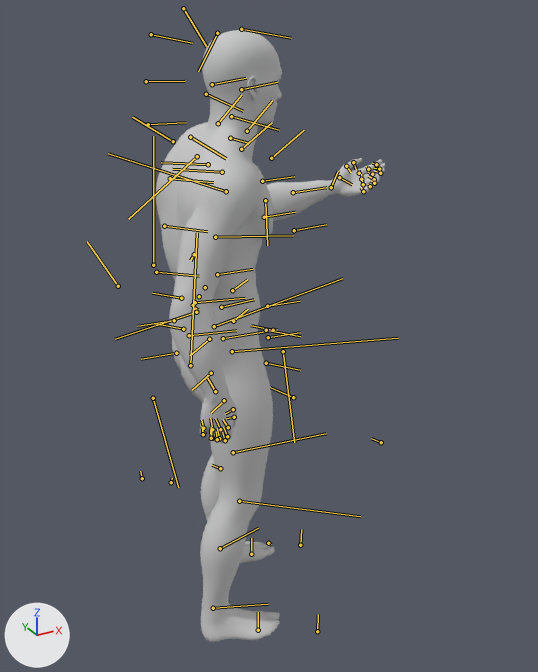
A saved change to the FBX model Character/Animation/ZWM/Interactive/FeedHorse/Anim_Feed_UnderHorse.FBX.
Before and after are seen from a camera (50 mm lens) standing at (-0.922, -1.808, 1.848) and looking at (0.083, 0.019, 0.934). Every picture has the same lights, and +X, +Y and +Z are marked at lower left. Both versions are drawn at frame 50 of the action 'Take 001'; the numbers are the values there. The bones that bend it are drawn over the model as lines.

Objects in the first picture: 'Male_Body', 'Male_Foot', 'Male_Hand', 'Male_Head', 'Male_Leg'.
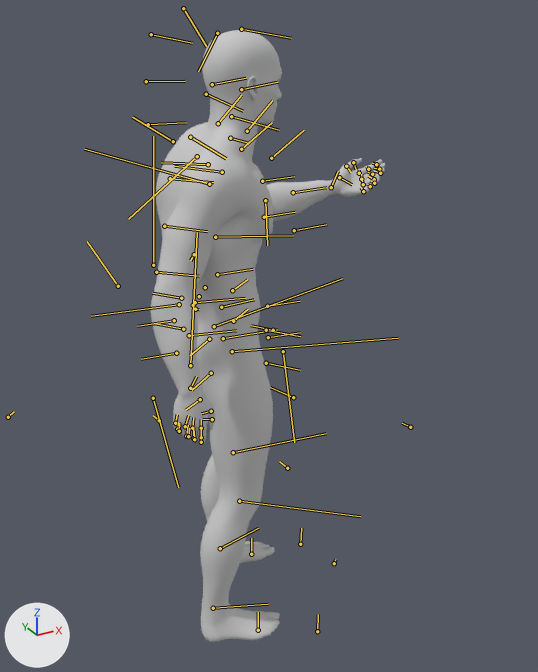
Diff of the bpy script that builds the scene:
```diff
--- a/Character/Animation/ZWM/Interactive/FeedHorse/Anim_Feed_UnderHorse.FBX.py
+++ b/Character/Animation/ZWM/Interactive/FeedHorse/Anim_Feed_UnderHorse.FBX.py
@@ bone_bip001_r_clavicle @@
 bone_bip001_r_clavicle = bpy.data.objects['Bip001'].pose.bones['Bip001 R Clavicle']  # child of 'Bip001 Spine2'
-bone_bip001_r_clavicle.rotation_quaternion = (0.999, 0.006, -0.026, 0.038)  # degrees (1, -3, 4)
+bone_bip001_r_clavicle.rotation_quaternion = (0.979, 0.02, 0.03, 0.199)  # degrees (3, 3, 23)
@@ bone_bip001_r_upperarm @@
 bone_bip001_r_upperarm = bpy.data.objects['Bip001'].pose.bones['Bip001 R UpperArm']  # child of 'Bip001 R Clavicle'
-bone_bip001_r_upperarm.rotation_quaternion = (0.925, -0.274, -0.243, 0.102)  # degrees (-37, -23, 20)
+bone_bip001_r_upperarm.rotation_quaternion = (0.921, -0.244, -0.297, 0.063)  # degrees (-35, -31, 18)
@@ bone_bip001_r_forearm @@
 bone_bip001_r_forearm = bpy.data.objects['Bip001'].pose.bones['Bip001 R Forearm']  # child of 'Bip001 R UpperArm'
-bone_bip001_r_forearm.rotation_quaternion = (0.992, 0.0, 0.0, -0.123)  # degrees (0, 0, -14)
+bone_bip001_r_forearm.rotation_quaternion = (0.998, 0.0, 0.0, -0.059)  # degrees (0, 0, -7)
```

Changed parts and their boxes (x1, y1, x2, y2) in the pictures (538 x 672 px):
'Male_Body', posed
    before: (156, 125, 321, 387)
    after: (151, 125, 321, 381)
'Male_Hand', posed (14% wider)
    before: (199, 158, 385, 444)
    after: (173, 158, 385, 445)
bone 'Bip001 R Clavicle', root to tip
    before: (222, 172) to (172, 169)
    after: (222, 172) to (174, 166)
bone 'Bip001 R UpperArm', root to tip
    before: (226, 191) to (108, 153)
    after: (209, 184) to (84, 149)
bone 'Bip001 R Forearm', root to tip
    before: (196, 312) to (115, 339)
    after: (179, 304) to (91, 316)
